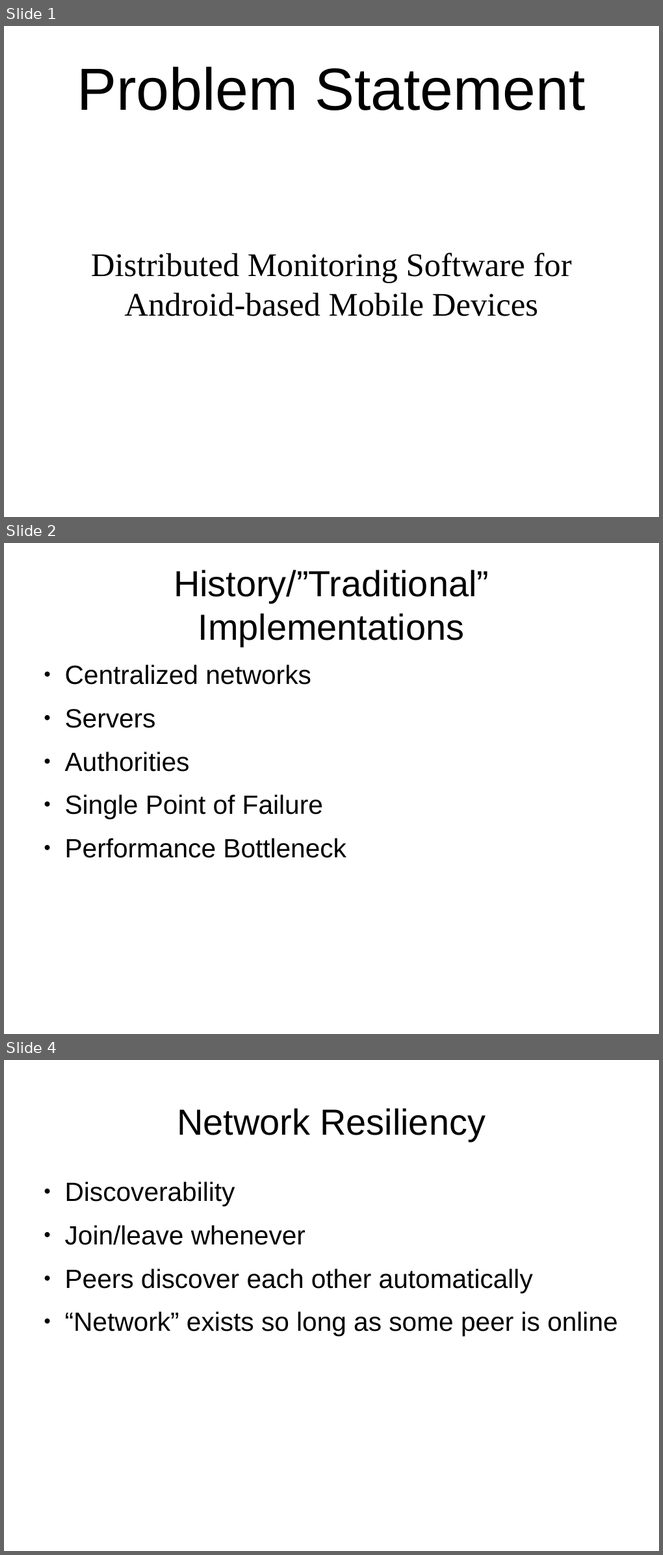
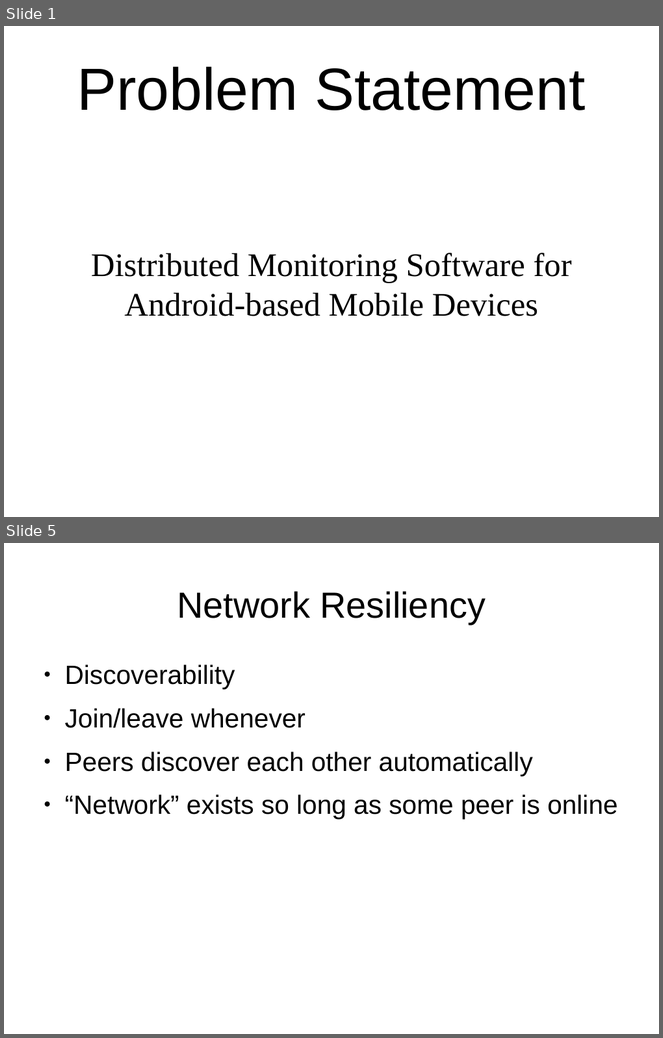
Before and after one commit to andrewazores/Capstone, a slide deck: documentation/problem_statement_presentation.odp. Shown one above the other, each under a label of ours: slides 1, 2 and 4 before the commit, slides 1 and 5 after it; the slides between them are not shown. The pictures are 663x1555 and 663x1038 pixels, drawn with LibreOffice and Linux fonts; fonts in the diff are those of the drawing. Boxes give left, top, right and bottom in pixels: in the first picture for what was removed or moved away, otherwise in the second. Text is boxed around its words. In the diff, an @@ line names an element or a change of style, - is before the commit and + after.

```diff
--- a/documentation/problem_statement_presentation.odp
+++ b/documentation/problem_statement_presentation.odp
@@ slide 2 removed at (x1=4, y1=543, x2=659, y2=1034), background #FFFFFF @@
@@ title removed at (x1=174, y1=570, x2=489, y2=646) @@
-History/”Traditional” Implementations
@@ text removed at (x1=65, y1=665, x2=347, y2=858) @@
-● Centralized networks
-● Servers
-● Authorities
-● Single Point of Failure
-● Performance Bottleneck
@@ what was slide 4 is now slide 5 @@
```
Also in this commit, not shown: 3 slides changed, 4 slides added.
